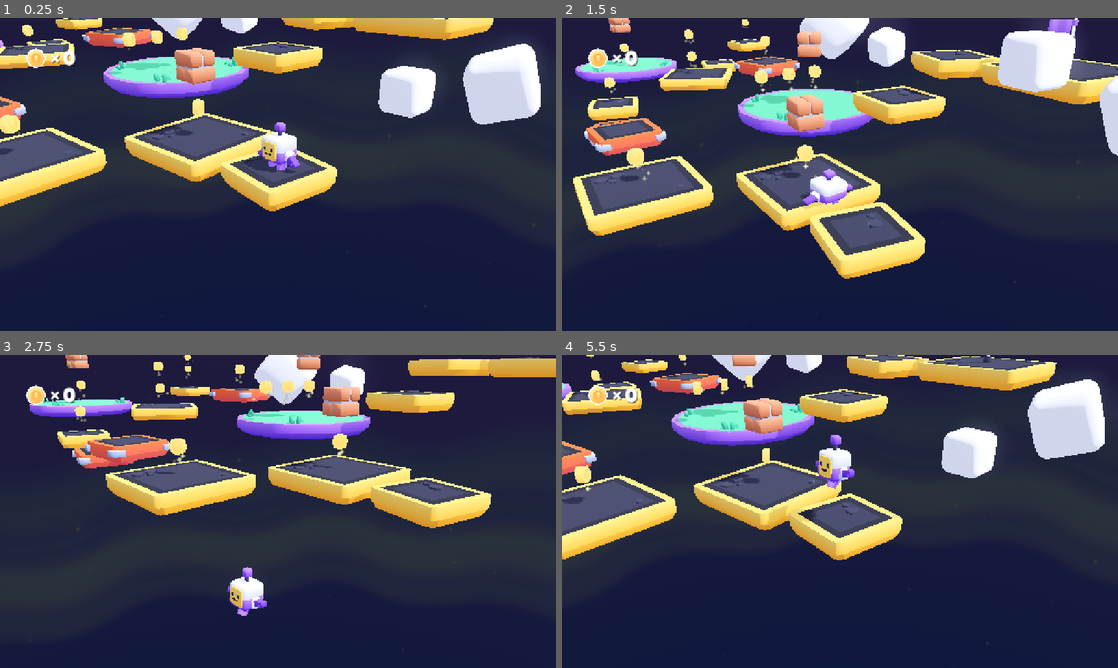
Above: before the commit, frames 1-4 (two rows, left to right).
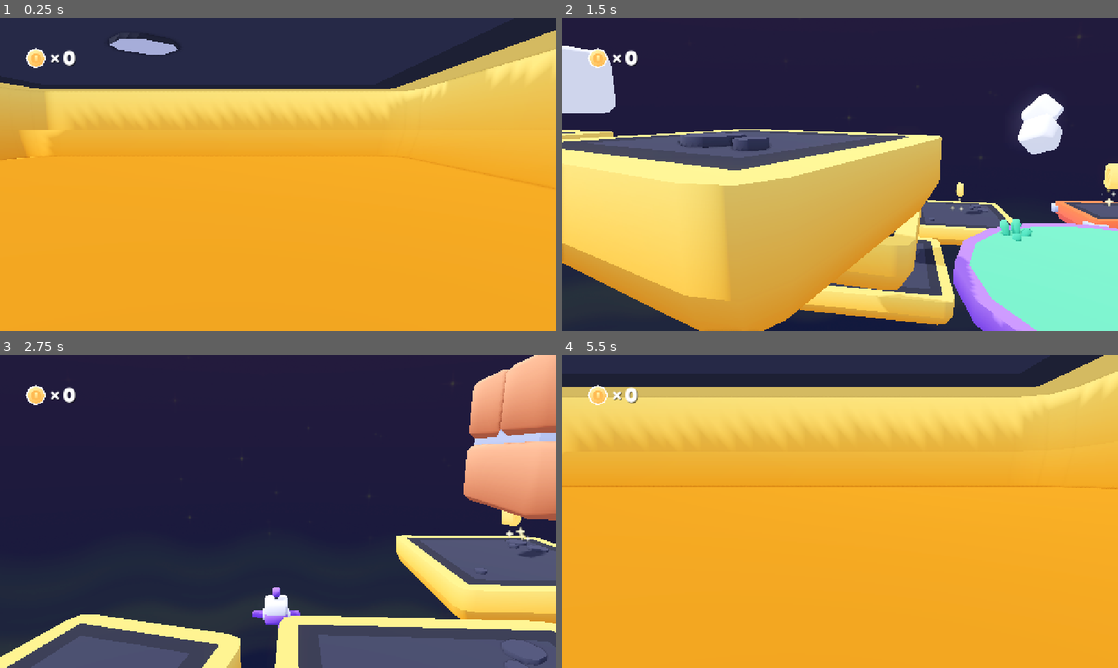
Above: after the commit, the same moments.

Repository: ManOfDuck/GameU-3d-platformer
Game: Godot game, scene res://scenes/main.tscn
Same seed, same stepped clock (60 frames per second), same inputs: the game is played once before the commit and once after it.
Inputs (mouse positions are in pixels of both pictures, inside the frame that each line leads up to):
- Up to frame 1 (0.25 s): no input
- Up to frame 2 (1.5 s): move the mouse to (962, 158) at 0.52 s; hold D (move_right) 0.53-1.28 s; tap Space (jump) at 0.6, 0.77, 1.07 s; click (962, 158) at 0.67 s; move the mouse to (812, 174) at 1.27 s; hold W (move_forward) from 1.28 s (still down); tap K (camera_down) at 1.35 s; click (812, 174) at 1.42 s
- Up to frame 3 (2.75 s): keep holding W (move_forward); tap Space (jump) at 1.52, 1.55, 1.82, 2.3 s; move the mouse to (289, 505) at 2.02 s; tap J (camera_left) at 2.1 s; click (289, 505) at 2.17 s
- Up to frame 4 (5.5 s): keep holding W (move_forward); move the mouse to (834, 517) at 2.77 s; tap L (camera_right) at 2.85 s; click (834, 517) at 2.92 s; tap Space (jump) at 3.02, 3.05, 3.32, 3.77, 3.8, 4.07, 4.52, 4.55, 4.82, 5.3 s; move the mouse to (878, 514) at 3.52 s; tap I (camera_up) at 3.6 s; click (878, 514) at 3.67 s; move the mouse to (795, 508) at 4.27 s; right-click (795, 508) at 4.35 s; click (795, 508) at 4.42 s; move the mouse to (845, 511) at 5.02 s; tap Shift (toggle_mouse_capture_mode) at 5.1 s; click (845, 511) at 5.17 s

The runs differ from the first frame. In frame 1, 89% of the frame differs, in the area x 0-100%, y 0-100%; in frame 2, 68%; in frame 3, 47%; in frame 4, 94%.

Commit message:
Demo visuals

Diff:
--- a/demo_practice/demo.tscn
+++ b/demo_practice/demo.tscn
@@ -1,7 +1,19 @@
 [gd_scene format=3 uid="uid://mhmwbrtklr6g"]
 
 [ext_resource type="PackedScene" uid="uid://dl2ed4gkybggf" path="res://objects/player.tscn" id="1_6jvdj"]
+[ext_resource type="Material" uid="uid://cljhj0rmc2sww" path="res://grass_mat.tres" id="2_b3okj"]
 [ext_resource type="PackedScene" uid="uid://rbw4rt64xb4b" path="res://demo_practice/demo_coin.tscn" id="2_ed7hv"]
+[ext_resource type="PackedScene" uid="uid://blqf5cwsk25xj" path="res://models/grass.glb" id="4_ls04p"]
+[ext_resource type="PackedScene" uid="uid://dkw27llxh1d4w" path="res://models/grass-small.glb" id="5_paacv"]
+[ext_resource type="PackedScene" uid="uid://c8up71en5djgm" path="res://archive/platform_falling.tscn" id="6_ls04p"]
+[ext_resource type="PackedScene" uid="uid://dtjvjdjl8cs6e" path="res://models/flag_model.glb" id="7_bkw5a"]
+[ext_resource type="PackedScene" uid="uid://bsrmqj84lksd7" path="res://models/cloud_model.glb" id="8_n0qtu"]
+[ext_resource type="PackedScene" uid="uid://cs417o1y08xb1" path="res://models/brick_model.glb" id="9_asu5d"]
+[ext_resource type="Material" uid="uid://ddbsvyhcecmup" path="res://dirt_mat.tres" id="10_om58e"]
+[ext_resource type="PackedScene" uid="uid://85ldumyetgou" path="res://archive/brick.tscn" id="11_aqt16"]
+[ext_resource type="PackedScene" uid="uid://bda8mco5tke2b" path="res://models/block-coin.glb" id="12_qmd7t"]
+[ext_resource type="PackedScene" uid="uid://cnymdajj1vsqm" path="res://archive/platform.tscn" id="13_4cpaa"]
+[ext_resource type="PackedScene" uid="uid://uqr4hswv6d2g" path="res://archive/platform_grass_large_round.tscn" id="14_1vbyc"]
 
 [sub_resource type="ProceduralSkyMaterial" id="ProceduralSkyMaterial_ba4lm"]
 sky_horizon_color = Color(0.66224277, 0.6717428, 0.6867428, 1)
@@ -13,6 +25,7 @@
 [sub_resource type="Environment" id="Environment_vephn"]
 background_mode = 2
 sky = SubResource("Sky_l20p6")
+ambient_light_source = 3
 tonemap_mode = 2
 glow_enabled = true
 
@@ -48,37 +61,116 @@
 "
 
 [node name="Demo" type="Node3D" unique_id=367900635]
+transform = Transform3D(1, 0, 0, 0, 1, 0, 0, 0, 1, 0, 0, -5.9152784)
+
+[node name="DirectionalLight3D" type="DirectionalLight3D" parent="." unique_id=1107034434]
+transform = Transform3D(-0.8660254, -0.43301278, 0.25, 0, 0.49999997, 0.86602545, -0.50000006, 0.75, -0.43301266, 0, 0, 0)
+shadow_enabled = true
+shadow_opacity = 0.77
 
 [node name="WorldEnvironment" type="WorldEnvironment" parent="." unique_id=945537382]
 environment = SubResource("Environment_vephn")
 
 [node name="Player" parent="." unique_id=1035608903 instance=ExtResource("1_6jvdj")]
+transform = Transform3D(1, 0, 0, 0, 1, 0, 0, 0, 1, 0, 1.8580446, -1.4320955)
 accel_force = 30.0
-jump_strength = 10
+jump_strength = 8
+
+[node name="Camera" parent="Player/CameraHolder/View" parent_id_path=PackedInt32Array(1035608903, 1522795585) index="0" unique_id=1012698354]
+transform = Transform3D(1, 0, 0, 0, 1, 0, 0, 0, 1, -6.373218e-07, 0, 7.290112)
 
 [node name="CSGBox3D" type="CSGBox3D" parent="." unique_id=1641281369]
-transform = Transform3D(1, 0, 0, 0, 1, 0, 0, 0, 1, 0.25463867, -7.115143, 0.8270111)
+transform = Transform3D(1, 0, 0, 0, 1, 0, 0, 0, 1.0019556, -0.0030567646, -15.5, -10.2222185)
+use_collision = true
+size = Vector3(4.112793, 32, 25.25499)
+material = ExtResource("2_b3okj")
+
+[node name="CSGBox3D2" type="CSGBox3D" parent="." unique_id=2007324335]
+transform = Transform3D(1, 0, 0, 0, 1, 0, 0, 0, 1, -0.0030567646, -7.115143, 11.734794)
 use_collision = true
 size = Vector3(4.112793, 15.230286, 6.0207214)
+material = ExtResource("2_b3okj")
 
-[node name="CSGBox3D3" type="CSGBox3D" parent="." unique_id=932004138]
-transform = Transform3D(1, 0, 0, 0, 1, 0, 0, 0, 1, -65.36017, -7.709854, -0.42751265)
-use_collision = true
-size = Vector3(134.86786, 15.230286, 3.2012787)
+[node name="Coin5" parent="." unique_id=1303836757 instance=ExtResource("2_ed7hv")]
+transform = Transform3D(1, 0, 0, 0, 1, 0, 0, 0, 1, 0.002824664, 1.6980803, 3.393766)
 
-[node name="CSGBox3D2" type="CSGBox3D" parent="." unique_id=2007324335]
-transform = Transform3D(1, 0, 0, 0, 1, 0, 0, 0, 1, 0.25463867, -7.115143, 10.435916)
-use_collision = true
-size = Vector3(4.112793, 15.230286, 6.0207214)
+[node name="Coin4" parent="." unique_id=1895143037 instance=ExtResource("2_ed7hv")]
+transform = Transform3D(1, 0, 0, 0, 1, 0, 0, 0, 1, 0.002824664, 1.6980803, 7.889382)
 
-[node name="DemoCoin" parent="." unique_id=745193108 instance=ExtResource("2_ed7hv")]
-transform = Transform3D(1, 0, 0, 0, 1, 0, 0, 0, 1, 0.34716368, 2.8303838, 5.809815)
+[node name="Coin2" parent="." unique_id=1384717968 instance=ExtResource("2_ed7hv")]
+transform = Transform3D(1, 0, 0, 0, 1, 0, 0, 0, 1, -0.05431235, 2.574474, 6.861065)
 
-[node name="DemoCoin4" parent="." unique_id=1384717968 instance=ExtResource("2_ed7hv")]
-transform = Transform3D(1, 0, 0, 0, 1, 0, 0, 0, 1, 0.34716368, 1.9723508, 7.010935)
-
-[node name="DemoCoin2" parent="." unique_id=485841010 instance=ExtResource("2_ed7hv")]
-transform = Transform3D(1, 0, 0, 0, 1, 0, 0, 0, 1, 0.21222973, 2.193423, 4.5369444)
+[node name="Coin3" parent="." unique_id=485841010 instance=ExtResource("2_ed7hv")]
+transform = Transform3D(1, 0, 0, 0, 1, 0, 0, 0, 1, -0.020903587, 2.6138856, 4.3870745)
 
 [node name="CharacterBody3D" type="CharacterBody3D" parent="." unique_id=2050849372]
 script = SubResource("GDScript_pmy3c")
+
+[node name="grass" parent="." unique_id=1162635726 instance=ExtResource("4_ls04p")]
+transform = Transform3D(1, 0, 0, 0, 1, 0, 0, 0, 1, -1.5461569, 0.5000007, 1.5895001)
+
+[node name="grass-small" parent="." unique_id=565346029 instance=ExtResource("5_paacv")]
+transform = Transform3D(1, 0, 0, 0, 1, 0, 0, 0, 1, -1.279222, 0.5000005, 9.741019)
+
+[node name="grass2" parent="." unique_id=706955534 instance=ExtResource("4_ls04p")]
+transform = Transform3D(1, 0, 0, 0, 1, 0, 0, 0, 1, 1.3718925, 0.5000005, 10.089158)
+
+[node name="platform-falling" parent="." unique_id=1776543649 instance=ExtResource("6_ls04p")]
+transform = Transform3D(1, 0, 0, 0, 1, 0, 0, 0, 1, -0.013088465, -0.31299496, 5.630679)
+
+[node name="flag" parent="." unique_id=1200001988 instance=ExtResource("7_bkw5a")]
+transform = Transform3D(1, 0, 0, 0, 1, 0, 0, 0, 1, -0.10800624, 0.5000005, 14.035843)
+
+[node name="grass-small2" parent="." unique_id=1883420145 instance=ExtResource("5_paacv")]
+transform = Transform3D(1, 0, 0, 0, 1, 0, 0, 0, 1, 1.6688266, 0.5, -0.84498906)
+
+[node name="grass3" parent="." unique_id=595096968 instance=ExtResource("4_ls04p")]
+transform = Transform3D(1, 0, 0, 0, 1, 0, 0, 0, 1, 1.1264563, 0.49999976, -4.229138)
+
+[node name="cloud" parent="." unique_id=1994436066 instance=ExtResource("8_n0qtu")]
+transform = Transform3D(2.562087, 0.102417886, 0, -0.13646102, 1.7085696, 0.5911255, 0.048334107, -0.6051704, 1.6689168, -7.7036037, 3.9860349, 6.1270094)
+metadata/_edit_group_ = true
+
+[node name="cloud2" parent="." unique_id=491806515 instance=ExtResource("8_n0qtu")]
+transform = Transform3D(0.94906867, 0.31506935, 0, -0.27062067, 0.815178, -0.51210284, -0.16134791, 0.48602077, 0.85892415, -4.4209256, 7.0677676, -1.7987449)
+
+[node name="cloud3" parent="." unique_id=1193140346 instance=ExtResource("8_n0qtu")]
+transform = Transform3D(0.94906867, 0.31506935, 0, -0.27062067, 0.815178, -0.51210284, -0.16134791, 0.48602077, 0.85892415, 3.9411674, 4.7648373, -1.7987449)
+
+[node name="grass-small3" parent="." unique_id=722050106 instance=ExtResource("5_paacv")]
+transform = Transform3D(1, 0, 0, 0, 1, 0, 0, 0, 1, -1.374649, 0.50000024, -10.950958)
+
+[node name="brick2" parent="." unique_id=1391085924 instance=ExtResource("9_asu5d")]
+transform = Transform3D(1, 0, 0, 0, 1, 0, 0, 0, 1, 0.36707926, 2.4587972, 12.228033)
+
+[node name="CSGBox3D3" type="CSGBox3D" parent="." unique_id=1420045957]
+transform = Transform3D(1, 0, 0, 0, 1, 0, 0, 0, 1, 5.4839325, -0.68603516, -7.3426027)
+material_override = ExtResource("10_om58e")
+size = Vector3(6.957245, 2.3720703, 4.600586)
+material = ExtResource("2_b3okj")
+
+[node name="CSGBox3D4" type="CSGBox3D" parent="." unique_id=693768754]
+transform = Transform3D(1, 0, 0, 0, 1, 0, 0, 0, 1, -12.054322, -3.121941, 10.515598)
+size = Vector3(25.724073, 2.3720703, 2.4223633)
+material = ExtResource("10_om58e")
+
+[node name="brick" parent="." unique_id=428157275 instance=ExtResource("11_aqt16")]
+transform = Transform3D(1, 0, 0, 0, 1, 0, 0, 0, 1, 5.308515, 2.9622564, -6.348526)
+
+[node name="brick3" parent="." unique_id=10671958 instance=ExtResource("11_aqt16")]
+transform = Transform3D(1, 0, 0, 0, 1, 0, 0, 0, 1, 6.8466334, 2.9514985, -6.3167677)
+
+[node name="block-coin2" parent="." unique_id=1112990053 instance=ExtResource("12_qmd7t")]
+transform = Transform3D(0.8624941, 0, 0, 0, 0.8624941, 0, 0, 0, 0.65868086, 6.093994, 2.8986485, -6.3212776)
+
+[node name="platform" parent="." unique_id=1692951699 instance=ExtResource("13_4cpaa")]
+transform = Transform3D(1, 0, 0, 0, 1, 0, 0, 0, 1, -0.42630482, 1.5477431, -28.009495)
+
+[node name="platform2" parent="." unique_id=1293033635 instance=ExtResource("13_4cpaa")]
+transform = Transform3D(1, 0, 0, 0, 1, 0, 0, 0, 1, -0.39938688, 3.6093817, -34.522785)
+
+[node name="platform-grass-large-round" parent="." unique_id=1577871674 instance=ExtResource("14_1vbyc")]
+transform = Transform3D(1, 0, 0, 0, 1, 0, 0, 0, 1, -1.1296592, 6.6860485, -59.386013)
+
+[editable path="Player"]
+[editable path="Player/Character"]
--- /dev/null
+++ b/dirt_mat.tres
@@ -0,0 +1,4 @@
+[gd_resource type="StandardMaterial3D" format=3 uid="uid://ddbsvyhcecmup"]
+
+[resource]
+albedo_color = Color(0.5333249, 0.21516016, 9.62615e-08, 1)
--- /dev/null
+++ b/grass_mat.tres
@@ -0,0 +1,4 @@
+[gd_resource type="StandardMaterial3D" format=3 uid="uid://cljhj0rmc2sww"]
+
+[resource]
+albedo_color = Color(1.4920532e-06, 0.5136885, 0.18664917, 1)
--- a/objects/player.gd
+++ b/objects/player.gd
@@ -3,9 +3,9 @@
 signal coin_collected
 
 
-@export var movement_speed = 5
-@export var accel_time= 1.0
-@export var accel_force = 4.0
+@export var movement_speed = 5.0
+
+@export var accel_force = 30.0
 
 @export var jump_strength = 7
 @export var jump_count = 2
--- a/objects/player.tscn
+++ b/objects/player.tscn
@@ -36,9 +36,11 @@
 scale_min = 0.75
 scale_curve = SubResource("CurveTexture_f46kd")
 
-[node name="Player" type="CharacterBody3D" unique_id=1497897254]
+[node name="Player" type="CharacterBody3D" unique_id=1497897254 groups=["player"]]
 transform = Transform3D(1, 0, 0, 0, 1, 0, 0, 0, 1, 0, 1.8580446, 0)
 script = ExtResource("1_ffboj")
+movement_speed = 4.8
+accel_force = 20.0
 
 [node name="Collider" type="CollisionShape3D" parent="." unique_id=2061310505]
 transform = Transform3D(1, 0, 0, 0, 1, 0, 0, 0, 1, 0, 0.55, 0)
@@ -91,7 +93,10 @@
 transform = Transform3D(-0.99999994, 0, -8.742277e-08, 0, 1, 0, 8.742277e-08, 0, -0.99999994, 0, 2.7162852, -2.5072398)
 script = ExtResource("6_3rerk")
 target = NodePath("../..")
+zoom_minimum = 7.0
+zoom_maximum = 3.0
 
 [node name="Camera" type="Camera3D" parent="CameraHolder/View" unique_id=1012698354]
+fov = 50.0
 
 [editable path="Character"]
--- a/project.godot
+++ b/project.godot
@@ -44,6 +44,10 @@
 [filesystem]
 
 import/blender/enabled=false
+
+[global_group]
+
+player=""
 
 [input]
 
--- a/scenes/main.tscn
+++ b/scenes/main.tscn
@@ -3,7 +3,6 @@
 [ext_resource type="Environment" uid="uid://bqnqgflivjvue" path="res://archive/main-environment.tres" id="1_ahusb"]
 [ext_resource type="Script" uid="uid://djpme521r3cxe" path="res://scripts/main.gd" id="1_jkv2x"]
 [ext_resource type="PackedScene" uid="uid://dl2ed4gkybggf" path="res://objects/player.tscn" id="2_onms2"]
-[ext_resource type="Script" uid="uid://bcg2kkbsnttec" path="res://scripts/view.gd" id="5_bg0fr"]
 [ext_resource type="PackedScene" uid="uid://cnymdajj1vsqm" path="res://archive/platform.tscn" id="6_sdmev"]
 [ext_resource type="PackedScene" uid="uid://rjh4ifidqrfp" path="res://archive/platform_medium.tscn" id="7_ixpj3"]
 [ext_resource type="PackedScene" uid="uid://uqr4hswv6d2g" path="res://archive/platform_grass_large_round.tscn" id="8_4oh1e"]
@@ -25,21 +24,11 @@
 [node name="Main" type="Node3D" unique_id=367490872]
 script = ExtResource("1_jkv2x")
 
+[node name="Player" parent="." unique_id=1497897254 instance=ExtResource("2_onms2")]
+transform = Transform3D(-0.046914678, 0, -0.9988989, 0, 1, 0, 0.9988989, 0, -0.046914678, -0.7391515, 1.4907789, -0.29232937)
+
 [node name="Environment" type="WorldEnvironment" parent="." unique_id=1776292133]
 environment = ExtResource("1_ahusb")
-
-[node name="Player" parent="." unique_id=1978909137 groups=["player"] instance=ExtResource("2_onms2")]
-transform = Transform3D(1, 0, 0, 0, 1, 0, 0, 0, 1, 0, 0.49277484, 0)
-
-[node name="View" type="Node3D" parent="." unique_id=576791828 node_paths=PackedStringArray("target")]
-transform = Transform3D(0.707107, -0.298836, 0.640856, 0, 0.906308, 0.422618, -0.707107, -0.298836, 0.640856, 0, 0, 0)
-script = ExtResource("5_bg0fr")
-target = NodePath("../Player")
-
-[node name="Camera" type="Camera3D" parent="View" unique_id=544948888]
-transform = Transform3D(1, 0, 0, 0, 1, 0, 0, 0, 1, 0, 0, 10)
-current = true
-fov = 40.0
 
 [node name="World" type="Node3D" parent="." unique_id=955359532]
 
@@ -210,5 +199,3 @@
 text = "0"
 label_settings = SubResource("LabelSettings_38ys3")
 metadata/_edit_use_anchors_ = true
-
-[connection signal="coin_collected" from="Player" to="HUD" method="_on_coin_collected"]
--- a/scripts/view.gd
+++ b/scripts/view.gd
@@ -2,6 +2,7 @@
 
 @export_group("Properties")
 @export var target: Node
+@export var vertical_offset: float = 1
 
 @export_group("Zoom")
 @export var zoom_minimum = 16
@@ -11,7 +12,7 @@
 @export_group("Rotation")
 @export var rotation_speed = 120
 
-@export_group("Mouse_settings")
+@export_group("Mouse Settings")
 @export var capture_mouse := true
 @export var mouse_sens = 0.1
 
@@ -26,7 +27,7 @@
 
 func _physics_process(delta):
 	# Set position and rotation to target's
-	self.position = self.position.lerp(target.position, delta * 4)
+	self.position = self.position.lerp(target.global_position + (Vector3.UP * vertical_offset), delta * 4)
 	rotation_degrees = rotation_degrees.lerp(camera_rotation, delta * 6)
 
 	camera.position = camera.position.lerp(Vector3(0, 0, zoom), 8 * delta)
